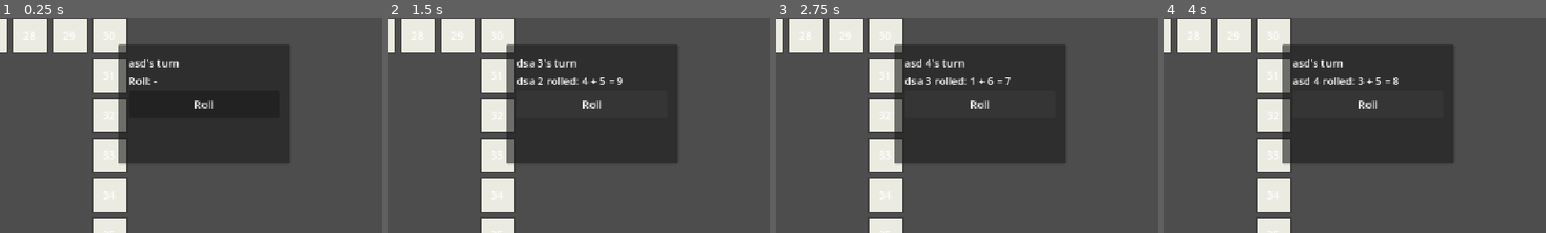
Above: before the commit, frames 1-4 (left to right).
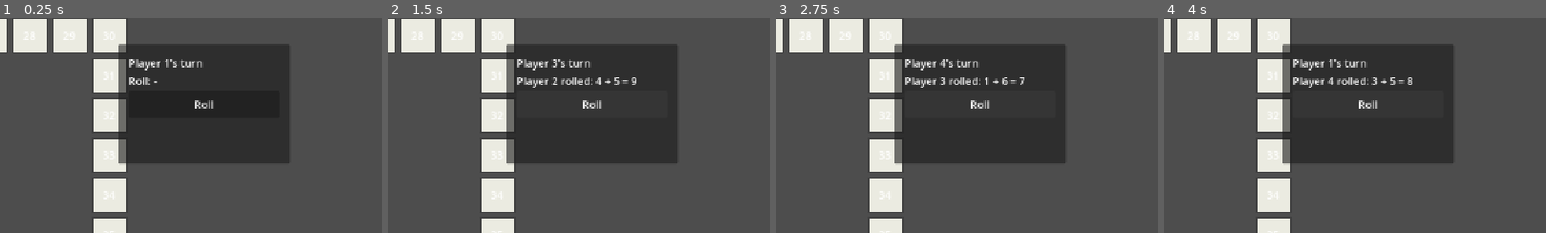
Above: after the commit, the same moments.

Repository: GregorRadovic/Magopoly
Game: Godot game, scene res://scenes/main.tscn
Same seed, same stepped clock (60 frames per second), same inputs: the game is played once before the commit and once after it.
Inputs:
- Up to frame 1 (0.25 s): no input
- Up to frame 2 (1.5 s): click "Roll" at 0.5 s; click "Roll" at 1.25 s
- Up to frame 3 (2.75 s): click "Roll" at 2 s
- Up to frame 4 (4 s): tap Enter at 2.75 s; tap Space at 3.5 s
The pictures show only the part of the screen within x 40-90%, y 0-50%; the shares and areas given below are measured in that part.

The runs differ from the first frame. In frame 1, 0.5% of the frame differs, in the area x 33-54%, y 19-25%; in frame 2, 1.2%; in frame 3, 1.2%; in frame 4, 1.2%, in the area x 33-65%, y 19-33%.

Commit message:
Update main.gd

Diff:
--- a/scripts/main.gd
+++ b/scripts/main.gd
@@ -8,7 +8,7 @@
 	Color(0.2, 0.75, 0.3),
 	Color(0.9, 0.8, 0.15),
 ]
-const PLAYER_NAMES: Array[String] = ["asd", "dsa 2", "dsa 3", "asd 4"]
+const PLAYER_NAMES: Array[String] = ["Player 1", "Player 2", "Player 3", "Player 4"]
 const MARKER_OFFSETS: Array[Vector2] = [
 	Vector2(-14, -14),
 	Vector2(14, -14),
